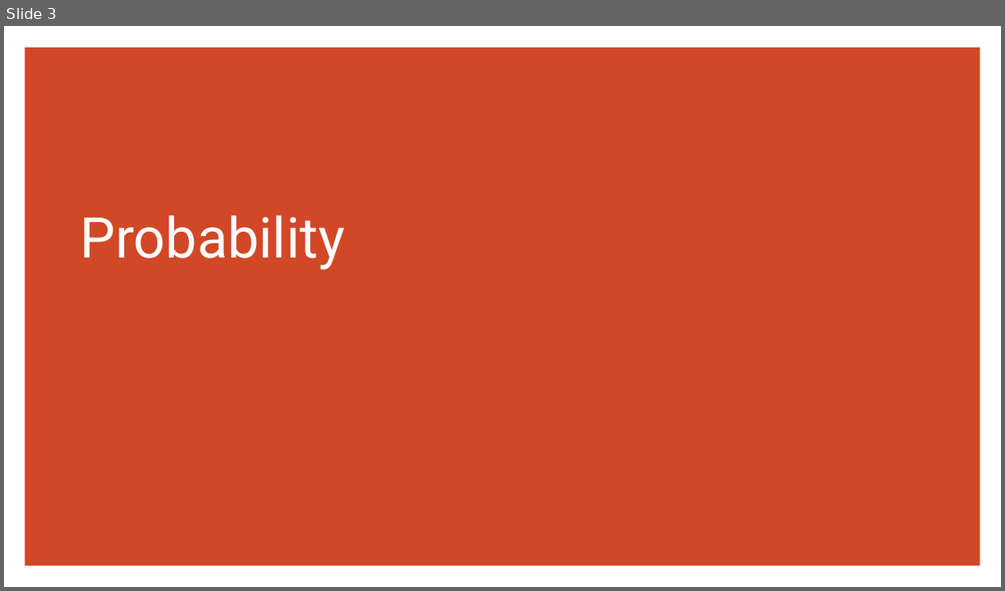
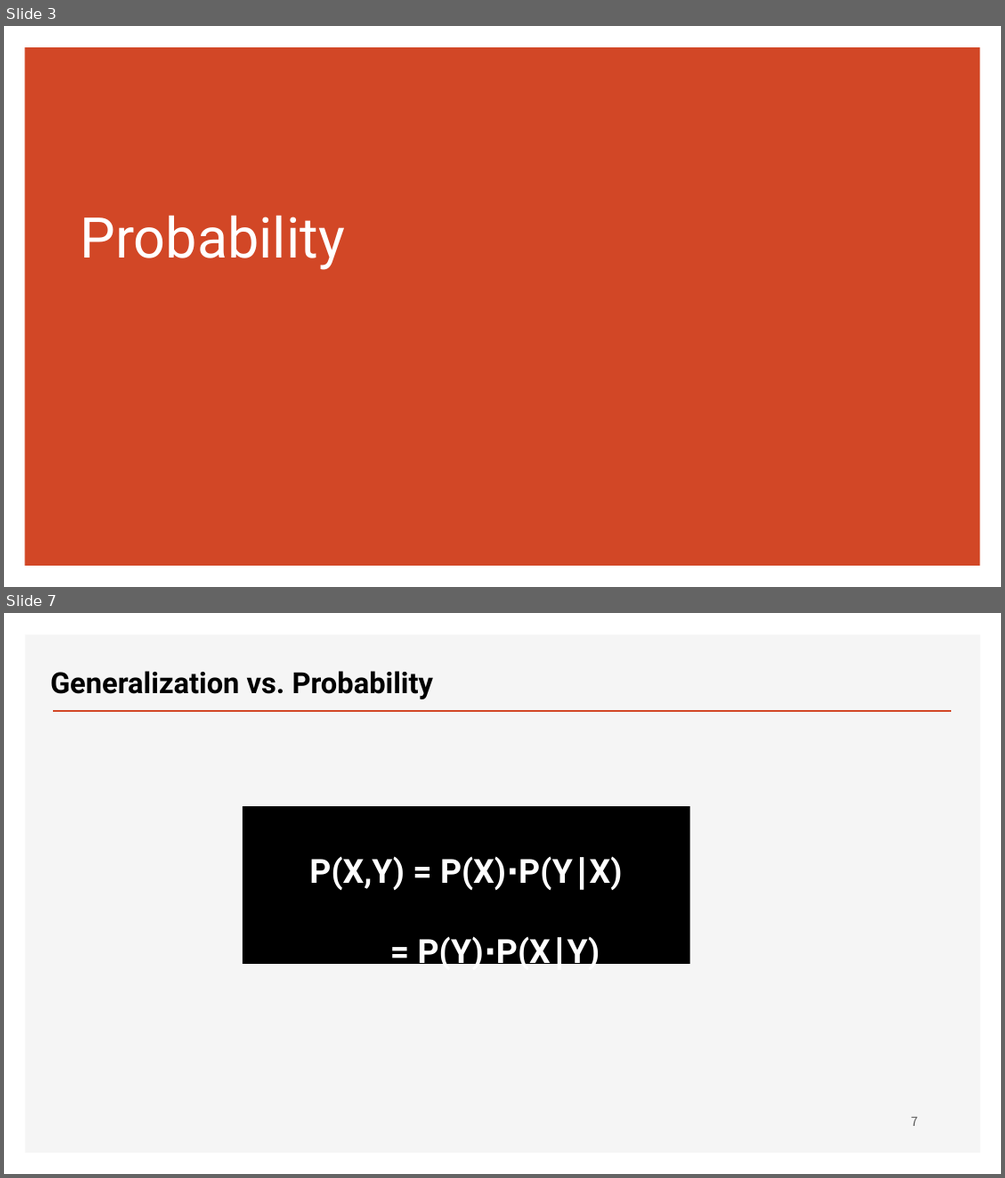
Before and after one commit to ancestor9/2026_Fall_Generative-Deep-Learning, a slide deck: Chapter 03 Variational Autoencoders.pptx. Shown one above the other, each under a label of ours: slide 3 before the commit, slides 3 and 7 after it; the slides between them are not shown. The pictures are 1005x591 and 1005x1178 pixels, drawn with LibreOffice and Linux fonts; fonts in the diff are those of the drawing; background and template pictures are left out. Boxes give left, top, right and bottom in pixels: in the first picture for what was removed or moved away, otherwise in the second. Text is boxed around its words. In the diff, an @@ line names an element or a change of style, - is before the commit and + after.

```diff
--- a/Chapter 03 Variational Autoencoders.pptx
+++ b/Chapter 03 Variational Autoencoders.pptx
@@ slide 7 added at [4, 613, 1001, 1174], background #FFFFFF @@
@@ rectangle added at [25, 634, 980, 1153], fill #F5F5F5 @@
@@ text added at [50, 671, 433, 699], 28 pt, text #000000, bold @@
+Generalization vs. Probability
@@ line added from (53, 711) to (952, 711), #D24726 2 pt @@
@@ rectangle added at [243, 806, 690, 964], fill #000000, 32 pt, text #FFFFFF, bold @@
+P(X,Y) = P(X)⋅P(Y∣X)
+= P(Y)⋅P(X∣Y)
@@ page number added at [911, 1117, 918, 1126], 12 pt, text #595959 @@
+7
```
Also in this commit, not shown: 3 other slides added.
